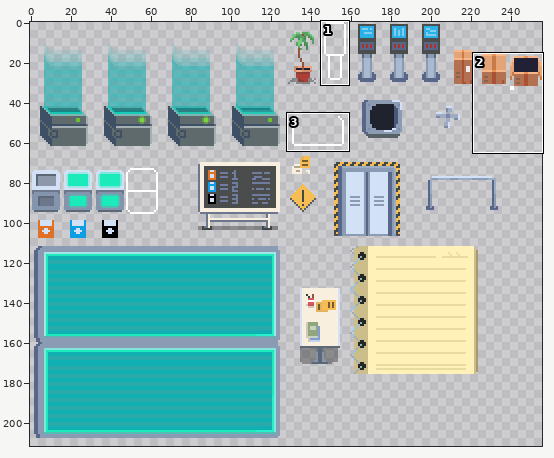
Two versions of one sprite sheet, assets/img/gameDeniro.png. Above: a wide view before the commit, with the close-up outlined.
Close-up. As it was:
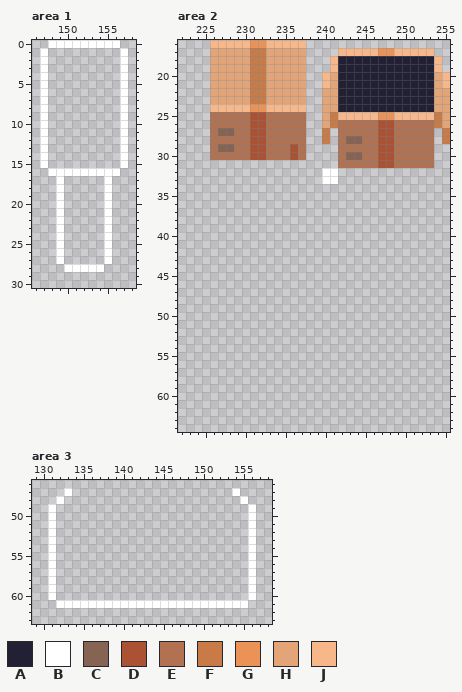
The file is 256x480 pixels. Pixels under 10% opacity are left out. Colours within 5 levels of each other are drawn and written as one. Shown: area 1: x 146..158, y 0..30; area 2: x 222..255, y 16..64; area 3: x 129..158, y 46..63. The wide view leaves out empty margins. The commit also changed other parts of the picture, which this record leaves out.
Palette (. is transparent): A #222034  B #ffffff  C #876353  D #ab5234  E #b27151  F #c87b47  G #eb9256  H #e3a478  J #f8b789
Pixels before, area 1, first column x 147:
 0 .BBBBBBBBB.
 1 B.........B
 2 B.........B
 3 B.........B
 4 B.........B
 5 B.........B
 6 B.........B
 7 B.........B
 8 B.........B
 9 B.........B
10 B.........B
11 B.........B
12 B.........B
13 B.........B
14 B.........B
15 B.........B
16 .BBBBBBBBB.
17 ..B.....B..
18 ..B.....B..
19 ..B.....B..
20 ..B.....B..
21 ..B.....B..
22 ..B.....B..
23 ..B.....B..
24 ..B.....B..
25 ..B.....B..
26 ..B.....B..
27 ..B.....B..
28 ...BBBBB...
Pixels before, area 2, first column x 226:
16 JJJJJGGJJJJJ..................
17 HHHHHFFHHHHH....JJJJJGGJJJJJ..
18 HHHHHFFHHHHH...JAAAAAAAAAAAAJ.
19 HHHHHFFHHHHH...JAAAAAAAAAAAAJ.
20 HHHHHFFHHHHH..JHAAAAAAAAAAAAHJ
21 HHHHHFFHHHHH..JHAAAAAAAAAAAAHJ
22 HHHHHFFHHHHH..HHAAAAAAAAAAAAHH
23 HHHHHFFHHHHH..HHAAAAAAAAAAAAHH
24 JJJJJGGJJJJJ..HHAAAAAAAAAAAAHH
25 EEEEEDDEEEEE..HFJJJJJGGJJJJJFH
26 EEEEEDDEEEEE..HFEEEEEDDEEEEEFH
27 ECCEEDDEEEEE..F.EEEEEDDEEEEE.F
28 EEEEEDDEEEEE..F.ECCEEDDEEEEE.F
29 ECCEEDDEEEDE....EEEEEDDEEEEE..
30 EEEEEDDEEEDE....ECCEEDDEEEEE..
31 ................EEEEEDDEEEEE..
32 ..............BB..............
33 ..............BB..............
Pixels before, area 3, first column x 131:
47 ..B....................B..
48 .B......................B.
49 B........................B
50 B........................B
51 B........................B
52 B........................B
53 B........................B
54 B........................B
55 B........................B
56 B........................B
57 B........................B
58 B........................B
59 B........................B
60 B........................B
61 .BBBBBBBBBBBBBBBBBBBBBBBB.
After the commit:
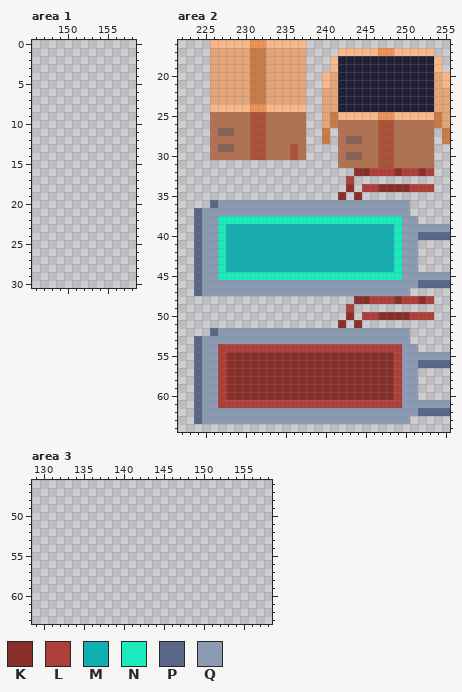
Colours new in this view: K #892f29  L #ae3f38  M #10afb1  N #1bebbb  P #586788  Q #8b9bb4
From old to new:
Area 1:
y 0: x 148..156 BBBBBBBBB -> .........
y 1..15: x 147 B -> .; x 157 B -> .
y 16: x 148..156 BBBBBBBBB -> .........
y 17..27: x 149 B -> .; x 155 B -> .
y 28: x 150..154 BBBBB -> .....
Area 2:
y 32: x 240..241 BB -> ..; x 244..253 .......... -> KKLLLKLLKL
y 33: x 240..241 BB -> ..; x 243 . -> L
y 34: x 243 . -> K; x 245..253 ......... -> LLKKKKLLL
y 35: x 242 . -> K; x 244 . -> K
y 36: x 226..250 ......................... -> PQQQQQQQQQQQQQQQQQQQQQQQQ
y 37: x 224..250 ........................... -> PQQQQQQQQQQQQQQQQQQQQQQQQQQ
y 38: x 224..251 ............................ -> PQQNNNNNNNNNNNNNNNNNNNNNNNQQ
y 39: x 224..255 ................................ -> PQQNMMMMMMMMMMMMMMMMMMMMMNQQQQQQ
y 40: x 224..255 ................................ -> PQQNMMMMMMMMMMMMMMMMMMMMMNQQPPPP
y 41..44: x 224..251 ............................ -> PQQNMMMMMMMMMMMMMMMMMMMMMNQQ
y 45: x 224..255 ................................ -> PQQNNNNNNNNNNNNNNNNNNNNNNNQQQQQQ
y 46: x 224..255 ................................ -> PQQQQQQQQQQQQQQQQQQQQQQQQQQQPPPP
y 47: x 224..250 ........................... -> PQQQQQQQQQQQQQQQQQQQQQQQQQQ
y 48: x 244..253 .......... -> KKLLLKLLKL
y 49: x 243 . -> L
y 50: x 243 . -> K; x 245..253 ......... -> LLKKKKLLL
y 51: x 242 . -> K; x 244 . -> K
y 52: x 226..250 ......................... -> PQQQQQQQQQQQQQQQQQQQQQQQQ
y 53: x 224..250 ........................... -> PQQQQQQQQQQQQQQQQQQQQQQQQQQ
y 54: x 224..251 ............................ -> PQQLLLLLLLLLLLLLLLLLLLLLLLQQ
y 55: x 224..255 ................................ -> PQQLKKKKKKKKKKKKKKKKKKKKKLQQQQQQ
y 56: x 224..255 ................................ -> PQQLKKKKKKKKKKKKKKKKKKKKKLQQPPPP
y 57..60: x 224..251 ............................ -> PQQLKKKKKKKKKKKKKKKKKKKKKLQQ
y 61: x 224..255 ................................ -> PQQLLLLLLLLLLLLLLLLLLLLLLLQQQQQQ
y 62: x 224..255 ................................ -> PQQQQQQQQQQQQQQQQQQQQQQQQQQQPPPP
y 63: x 224..250 ........................... -> PQQQQQQQQQQQQQQQQQQQQQQQQQQ
Area 3:
y 47: x 133 B -> .; x 154 B -> .
y 48: x 132 B -> .; x 155 B -> .
y 49..60: x 131 B -> .; x 156 B -> .
y 61: x 132..155 BBBBBBBBBBBBBBBBBBBBBBBB -> ........................
Where, in picture pixels (left, top, right, bottom), the same in both close-ups:
erased: (40, 40, 128, 272)
changed: (194, 168, 450, 424)
erased: (48, 488, 256, 608)
